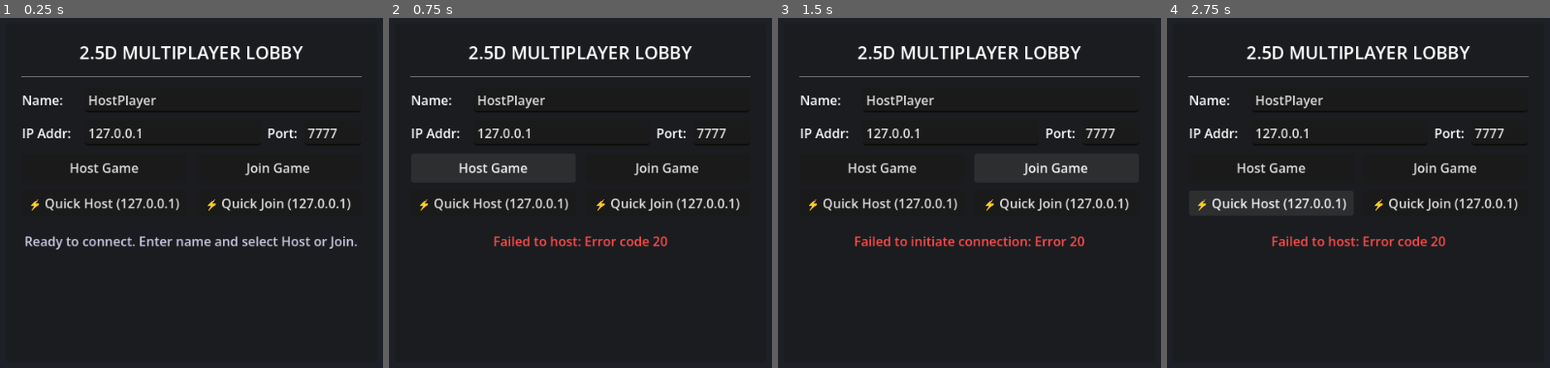
Above: before the commit, frames 1-4 (left to right).
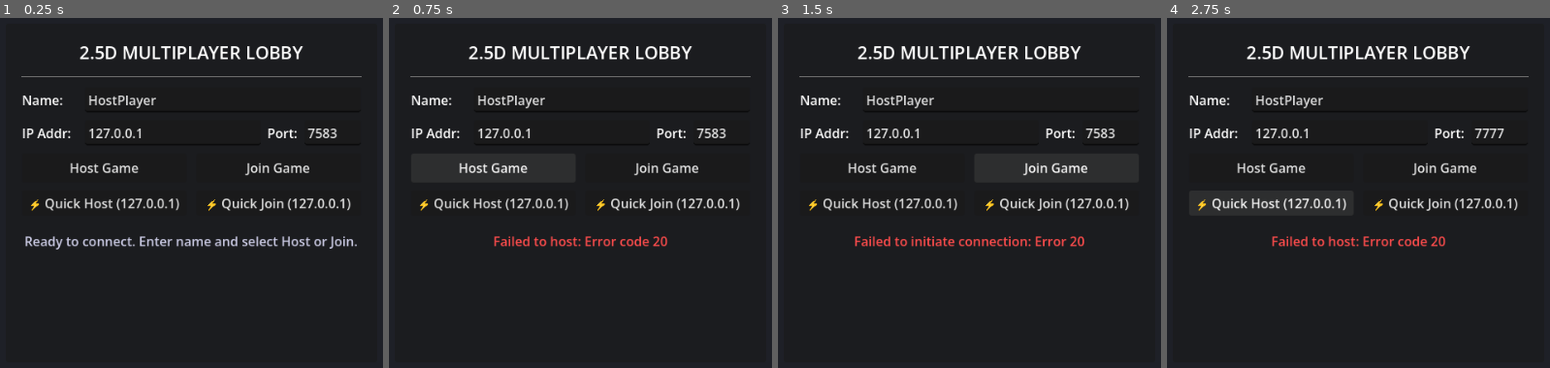
Above: after the commit, the same moments.

Repository: AllanWang/Into-the-Wild
Game: Godot game, scene res://ui/lobby.tscn
The game is run twice, just before and just after one commit, with the same random seed, the same clock (stepped at 60 frames per second) and the same inputs.
Inputs:
- Up to frame 1 (0.25 s): no input
- Up to frame 2 (0.75 s): click "Host Game" at 0.5 s
- Up to frame 3 (1.5 s): click "Join Game" at 1.25 s
- Up to frame 4 (2.75 s): click "⚡ Quick Host (127.0.0.1)" at 2 s

The runs differ from the first frame. In frame 1, 0.1% of the frame differs, in the area x 82-89%, y 31-35%; in frame 2, 0.1%; in frame 3, 0.1%; in frame 4, nothing differs.

Commit message:
feat: implement worktree port isolation, auto-scan fallback, and lobby debug badge

Diff:
--- a/debug_tools.gd
+++ b/debug_tools.gd
@@ -5,12 +5,13 @@
 ## Works on both landscape and portrait screens, guarantees identical dimensions,
 ## and eliminates startup jitter.
 
-const BASE_PORT: int = 5920
+const DEFAULT_BASE_PORT: int = 5920
 const MAX_SEARCH_INSTANCES: int = 8
 const WINDOW_SPACING: int = 16
 const SCREEN_MARGIN: int = 24
 const ESTIMATED_TITLE_BAR: int = 32
 
+var base_port: int = DEFAULT_BASE_PORT
 var instance_index: int = 0
 var instance_socket: TCPServer = null
 var active_instance_count: int = 1
@@ -29,12 +30,16 @@
 	_detect_instance_index()
 
 func _detect_instance_index() -> void:
+	var project_dir = ProjectSettings.globalize_path("res://")
+	var offset = (abs(project_dir.hash()) % 50) * 10
+	base_port = 5900 + offset
+
 	instance_socket = TCPServer.new()
 	for idx in range(MAX_SEARCH_INSTANCES):
-		if instance_socket.listen(BASE_PORT + idx) == OK:
+		if instance_socket.listen(base_port + idx) == OK:
 			instance_index = idx
 			break
-	print("[DebugTools] Instance initialized with index: ", instance_index, " (port ", BASE_PORT + instance_index, ")")
+	print("[DebugTools] Instance initialized with index: ", instance_index, " (port ", base_port + instance_index, ")")
 
 func _ready() -> void:
 	if not is_active:
@@ -57,7 +62,7 @@
 	else:
 		# Secondary instances connect to Instance 0 to announce presence and receive current count
 		_client_peer = StreamPeerTCP.new()
-		_client_peer.connect_to_host("127.0.0.1", BASE_PORT)
+		_client_peer.connect_to_host("127.0.0.1", base_port)
 
 		# Fallback probe in case Instance 0 was launched separately
 		get_tree().create_timer(0.30).timeout.connect(func():
--- a/network/network_manager.gd
+++ b/network/network_manager.gd
@@ -11,6 +11,10 @@
 
 const DEFAULT_PORT: int = 7777
 const MAX_CLIENTS: int = 8
+const PORT_SCAN_ATTEMPTS: int = 20
+const PORT_RANGE_START: int = 7000
+const PORT_RANGE_SIZE: int = 5000
+const HOST_PORT_FILE: String = "res://.godot/host_port"
 
 const PLAYER_COLORS: Array[Color] = [
 	Color(0.25, 0.6, 1.0),   # Blue (Host)
@@ -29,6 +33,8 @@
 var clients_ready: Dictionary = {}
 var is_match_ready: bool = false
 var is_game_running: bool = false
+var active_port: int = 0
+var _is_hosting: bool = false
 
 func _ready() -> void:
 	multiplayer.peer_connected.connect(_on_peer_connected)
@@ -37,17 +43,69 @@
 	multiplayer.connection_failed.connect(_on_connection_failed)
 	multiplayer.server_disconnected.connect(_on_server_disconnected)
 
-func host_game(port: int = DEFAULT_PORT, player_name: String = "Host") -> Error:
+func _notification(what: int) -> void:
+	if what == NOTIFICATION_WM_CLOSE_REQUEST or what == NOTIFICATION_PREDELETE:
+		if _is_hosting:
+			_remove_host_port_file()
+			_is_hosting = false
+
+## Returns a deterministic base port (7000-11999) calculated from the workspace directory path.
+func get_workspace_default_port() -> int:
+	var project_dir: String = ProjectSettings.globalize_path("res://")
+	var offset: int = abs(project_dir.hash()) % PORT_RANGE_SIZE
+	return PORT_RANGE_START + offset
+
+## Returns the active host port if written to .godot/host_port, otherwise falls back to workspace default.
+func get_discovered_host_port() -> int:
+	if FileAccess.file_exists(HOST_PORT_FILE):
+		var f: FileAccess = FileAccess.open(HOST_PORT_FILE, FileAccess.READ)
+		if f:
+			var txt: String = f.get_as_text().strip_edges()
+			f.close()
+			var p: int = txt.to_int()
+			if p > 0:
+				return p
+	return get_workspace_default_port()
+
+func _write_host_port_file(port: int) -> void:
+	var godot_dir: String = ProjectSettings.globalize_path("res://.godot")
+	if not DirAccess.dir_exists_absolute(godot_dir):
+		DirAccess.make_dir_absolute(godot_dir)
+	var f: FileAccess = FileAccess.open(HOST_PORT_FILE, FileAccess.WRITE)
+	if f:
+		f.store_string(str(port))
+		f.close()
+
+func _remove_host_port_file() -> void:
+	if FileAccess.file_exists(HOST_PORT_FILE):
+		DirAccess.remove_absolute(ProjectSettings.globalize_path(HOST_PORT_FILE))
+
+func host_game(port: int = 0, player_name: String = "Host") -> Error:
 	leave_game()
 	local_player_name = player_name
 
-	peer = ENetMultiplayerPeer.new()
-	var error = peer.create_server(port, MAX_CLIENTS)
-	if error != OK:
+	var starting_port: int = port if port > 0 else get_workspace_default_port()
+	var error: Error = FAILED
+	var bound_port: int = 0
+
+	for attempt in range(PORT_SCAN_ATTEMPTS):
+		var test_port: int = starting_port + attempt
+		peer = ENetMultiplayerPeer.new()
+		error = peer.create_server(test_port, MAX_CLIENTS)
+		if error == OK:
+			bound_port = test_port
+			break
+		peer = null
+
+	if error != OK or bound_port == 0:
 		peer = null
 		return error
 
-	multiplayer.multiplayer_peer = peer
+	active_port = bound_port
+	_is_hosting = true
+	if is_inside_tree() and multiplayer:
+		multiplayer.multiplayer_peer = peer
+	_write_host_port_file(bound_port)
 
 	# Register host locally
 	var host_info = {
@@ -59,24 +117,32 @@
 	player_list_updated.emit()
 	return OK
 
-func join_game(address: String = "127.0.0.1", port: int = DEFAULT_PORT, player_name: String = "Client") -> Error:
+func join_game(address: String = "127.0.0.1", port: int = 0, player_name: String = "Client") -> Error:
 	leave_game()
 	local_player_name = player_name
 
+	var target_port: int = port if port > 0 else get_discovered_host_port()
 	peer = ENetMultiplayerPeer.new()
-	var error = peer.create_client(address, port)
+	var error = peer.create_client(address, target_port)
 	if error != OK:
 		peer = null
 		return error
 
-	multiplayer.multiplayer_peer = peer
+	active_port = target_port
+	if is_inside_tree() and multiplayer:
+		multiplayer.multiplayer_peer = peer
 	return OK
 
 func leave_game() -> void:
+	if _is_hosting:
+		_remove_host_port_file()
+		_is_hosting = false
+	active_port = 0
 	if peer:
 		peer.close()
 		peer = null
-	multiplayer.multiplayer_peer = null
+	if is_inside_tree() and multiplayer:
+		multiplayer.multiplayer_peer = null
 	players.clear()
 	clients_ready.clear()
 	is_match_ready = false
@@ -187,4 +253,6 @@
 	return players.size()
 
 func is_host() -> bool:
+	if not peer or not is_inside_tree() or not multiplayer:
+		return false
 	return multiplayer.is_server() if multiplayer.has_multiplayer_peer() else false
--- a/ui/lobby.gd
+++ b/ui/lobby.gd
@@ -23,6 +23,9 @@
 	else:
 		name_input.text = "Player_%d" % randi_range(100, 999)
 
+	# Initialize port with discovered or worktree default port
+	port_input.text = str(NetworkManager.get_discovered_host_port())
+
 	# Connect NetworkManager signals
 	NetworkManager.player_list_updated.connect(_update_player_list)
 	NetworkManager.connection_succeeded.connect(_on_connection_succeeded)
@@ -30,7 +33,64 @@
 	NetworkManager.server_disconnected.connect(_on_server_disconnected)
 
 	_show_setup_panel()
+	_setup_worktree_badge()
 	_check_cli_args()
+
+func _setup_worktree_badge() -> void:
+	var wt_name: String = _get_worktree_name()
+	if wt_name.is_empty():
+		return
+
+	var container = MarginContainer.new()
+	container.name = "WorktreeBadgeContainer"
+	container.set_anchors_preset(Control.PRESET_BOTTOM_RIGHT)
+	container.grow_horizontal = Control.GROW_DIRECTION_BEGIN
+	container.grow_vertical = Control.GROW_DIRECTION_BEGIN
+	container.add_theme_constant_override("margin_right", 16)
+	container.add_theme_constant_override("margin_bottom", 12)
+
+	var panel = PanelContainer.new()
+	var style = StyleBoxFlat.new()
+	style.bg_color = Color(0.12, 0.14, 0.18, 0.85)
+	style.border_color = Color(0.35, 0.5, 0.75, 0.7)
+	style.set_border_width_all(1)
+	style.set_corner_radius_all(4)
+	style.content_margin_left = 10
+	style.content_margin_right = 10
+	style.content_margin_top = 4
+	style.content_margin_bottom = 4
+	panel.add_theme_stylebox_override("panel", style)
+
+	var label = Label.new()
+	label.text = "worktree: %s" % wt_name
+	label.modulate = Color(0.75, 0.88, 1.0, 0.95)
+	label.add_theme_font_size_override("font_size", 12)
+
+	panel.add_child(label)
+	container.add_child(panel)
+	add_child(container)
+
+func _get_worktree_name() -> String:
+	if not OS.is_debug_build():
+		return ""
+	var git_path = "res://.git"
+	var global_git = ProjectSettings.globalize_path(git_path)
+	# If .git is a directory, this is the main repository root, so show nothing.
+	if DirAccess.dir_exists_absolute(global_git):
+		return ""
+	# If .git is a file, this is an active Git worktree.
+	if FileAccess.file_exists(git_path):
+		var f = FileAccess.open(git_path, FileAccess.READ)
+		if f:
+			var content = f.get_as_text().strip_edges()
+			f.close()
+			if content.begins_with("gitdir:"):
+				var raw_path = content.trim_prefix("gitdir:").strip_edges().replace("\\", "/")
+				var parts = raw_path.split("/")
+				if parts.size() > 0 and not parts[parts.size() - 1].is_empty():
+					return parts[parts.size() - 1]
+			return ProjectSettings.globalize_path("res://").replace("\\", "/").trim_suffix("/").get_file()
+	return ""
 
 func _check_cli_args() -> void:
 	var args = OS.get_cmdline_user_args()
@@ -40,7 +100,6 @@
 	var custom_name = ""
 	var should_host = false
 	var should_join = false
-
 	var should_autostart = false
 
 	for i in range(args.size()):
@@ -53,6 +112,8 @@
 			should_autostart = true
 		elif arg == "--name" and i + 1 < args.size():
 			custom_name = args[i + 1]
+		elif (arg == "--port" or arg == "-p") and i + 1 < args.size():
+			port_input.text = args[i + 1]
 
 	if not custom_name.is_empty():
 		name_input.text = custom_name
@@ -85,14 +146,15 @@
 		p_name = "Host"
 	var port = port_input.text.to_int()
 	if port <= 0:
-		port = NetworkManager.DEFAULT_PORT
-
-	status_label.text = "Hosting server on port %d..." % port
+		port = NetworkManager.get_workspace_default_port()
+
+	status_label.text = "Hosting server..."
 	status_label.modulate = Color(0.3, 0.9, 0.4)
 
 	var err = NetworkManager.host_game(port, p_name)
 	if err == OK:
-		room_info_label.text = "Hosting on Port %d" % port
+		port_input.text = str(NetworkManager.active_port)
+		room_info_label.text = "Hosting on Port %d" % NetworkManager.active_port
 		_show_room_panel()
 	else:
 		status_label.text = "Failed to host: Error code %d" % err
@@ -107,7 +169,7 @@
 		ip = "127.0.0.1"
 	var port = port_input.text.to_int()
 	if port <= 0:
-		port = NetworkManager.DEFAULT_PORT
+		port = NetworkManager.get_discovered_host_port()
 
 	status_label.text = "Connecting to %s:%d..." % [ip, port]
 	status_label.modulate = Color(0.9, 0.8, 0.2)
Not shown, changed: .agents/TESTING_AND_SETUP.md
